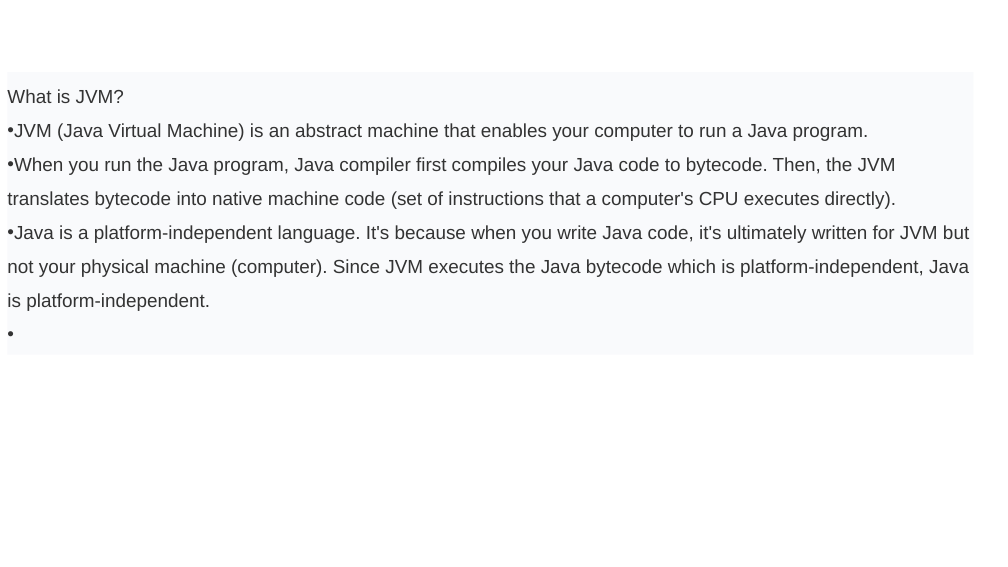
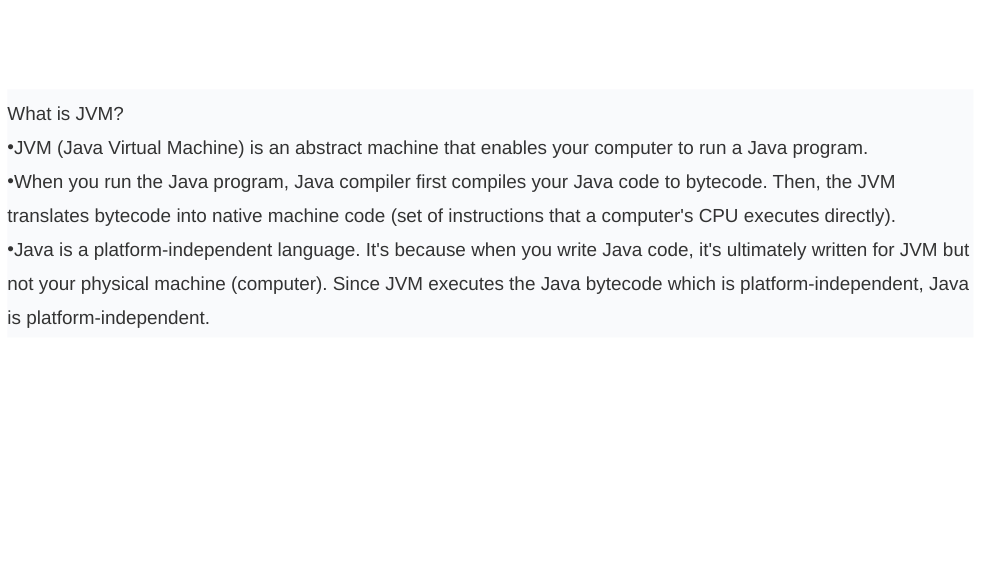
Before and after one commit to 220601650cdac/Concepts-of-Programming, a slide deck: slide 17 of Java.pptx (slide 18 before the commit). Drawn at 1008x567 pixels with LibreOffice and Linux fonts; fonts in the diff are those of the drawing. Boxes give left, top, right and bottom in pixels: in the first picture for what was removed or moved away, otherwise in the second. Text is boxed around its words. In the diff, an @@ line names an element or a change of style, - is before the commit and + after.

```diff
--- a/Java.pptx
+++ b/Java.pptx
@@ text "What is JVM?": place and size @@
-text "What is JVM?" at [7,89,969,311]
+text "What is JVM?" at [7,106,969,328]
```
Also in this commit, not shown: 11 other slides changed, 28 slides added, 1 other file.
